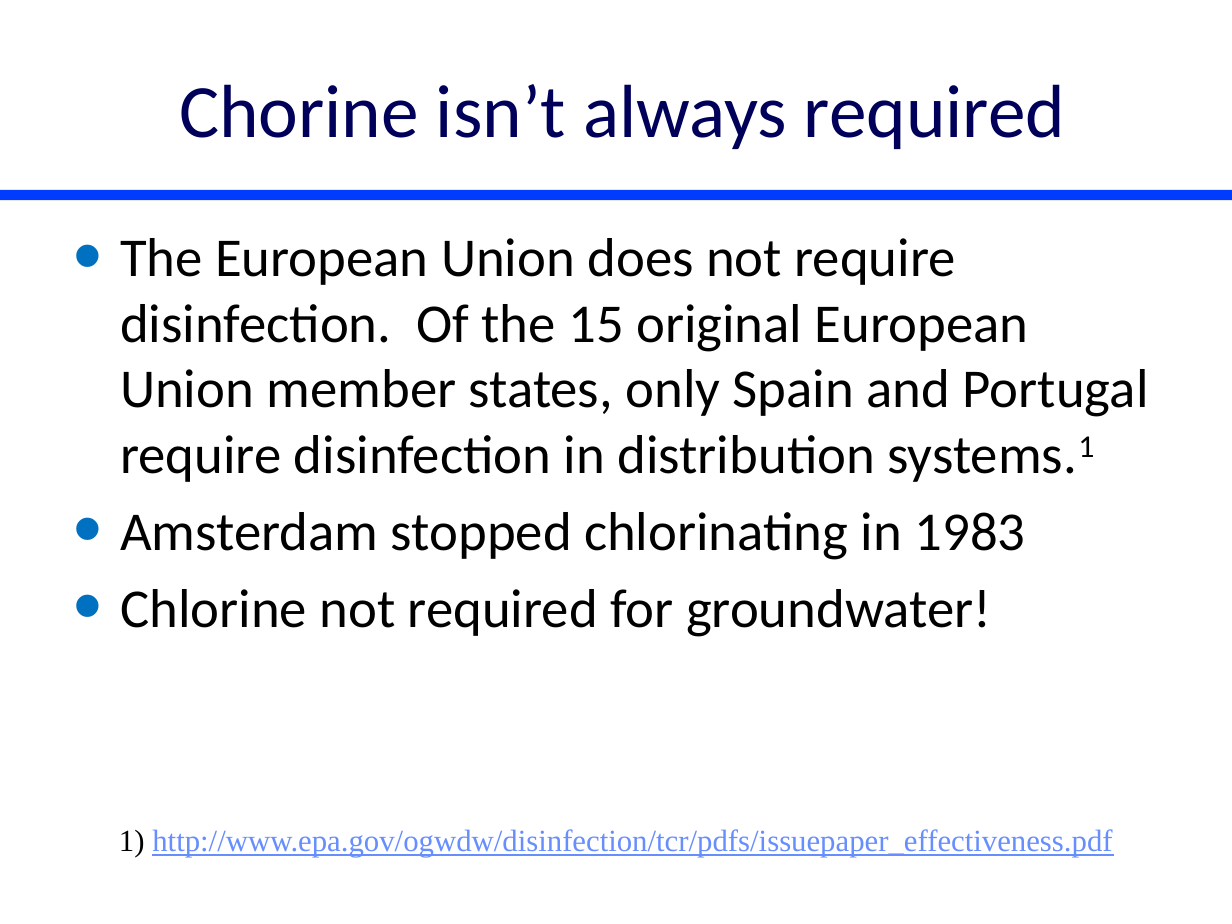
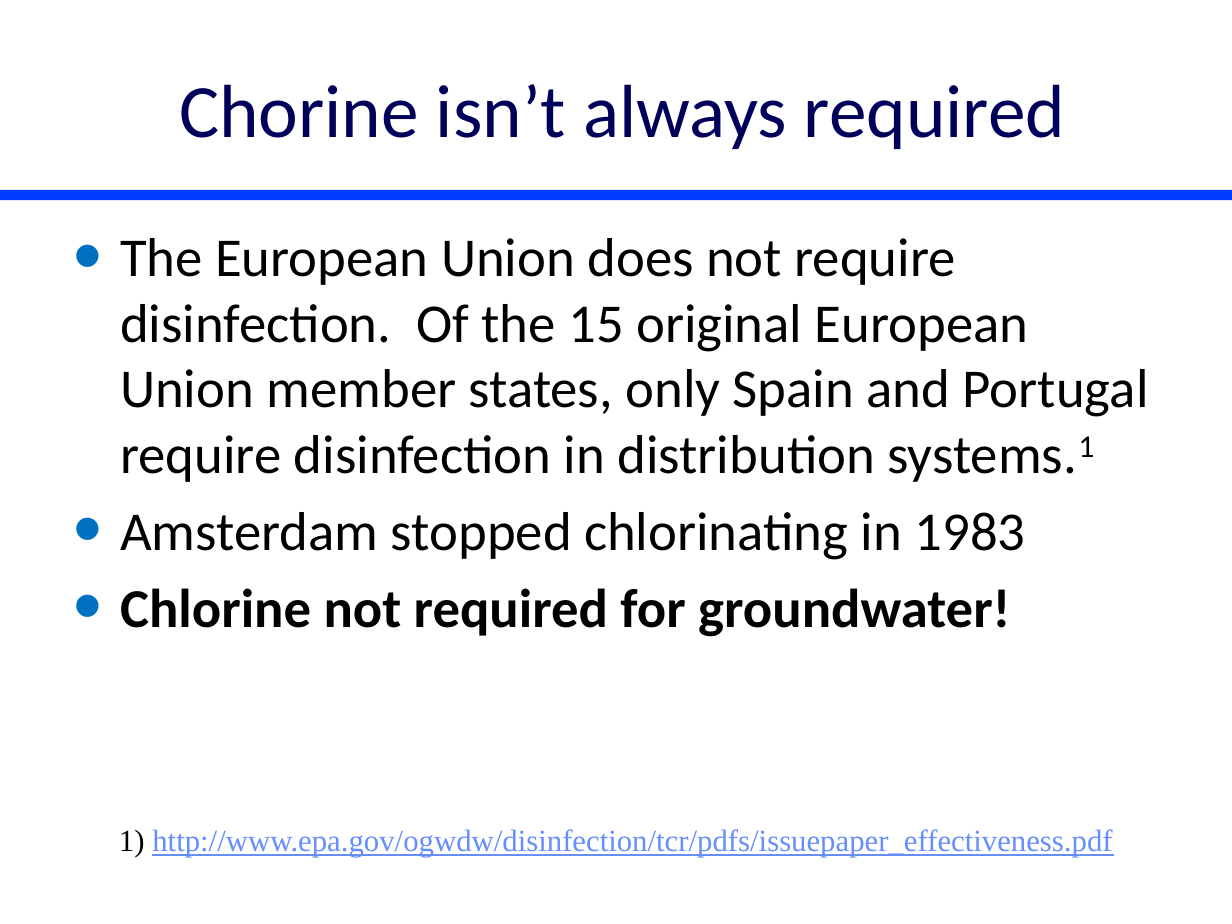
Before and after one commit to monroews/CEE4520Lectures, a slide deck: slide 6 of Disinfection.pptx. Drawn at 1232x924 pixels with LibreOffice and Linux fonts; fonts in the diff are those of the drawing. Boxes give left, top, right and bottom in pixels: in the first picture for what was removed or moved away, otherwise in the second. Text is boxed around its words. In the diff, an @@ line names an element or a change of style, - is before the commit and + after.

```diff
--- a/Disinfection.pptx
+++ b/Disinfection.pptx
@@ text at (120,588,1010,637): bold on in "Chlorine not required for groundwater!" @@
```
Also in this commit, not shown: 6 other slides changed.
